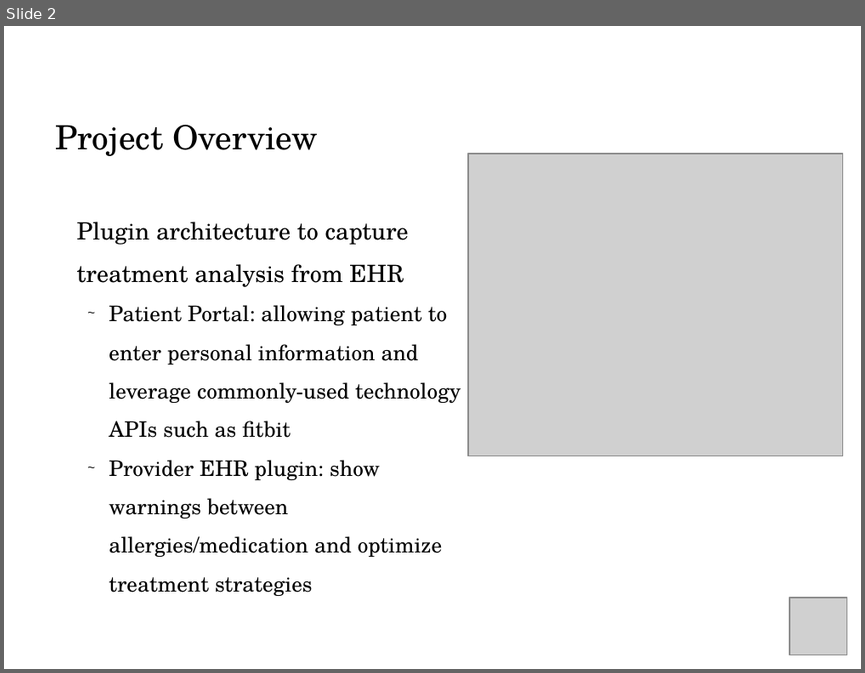
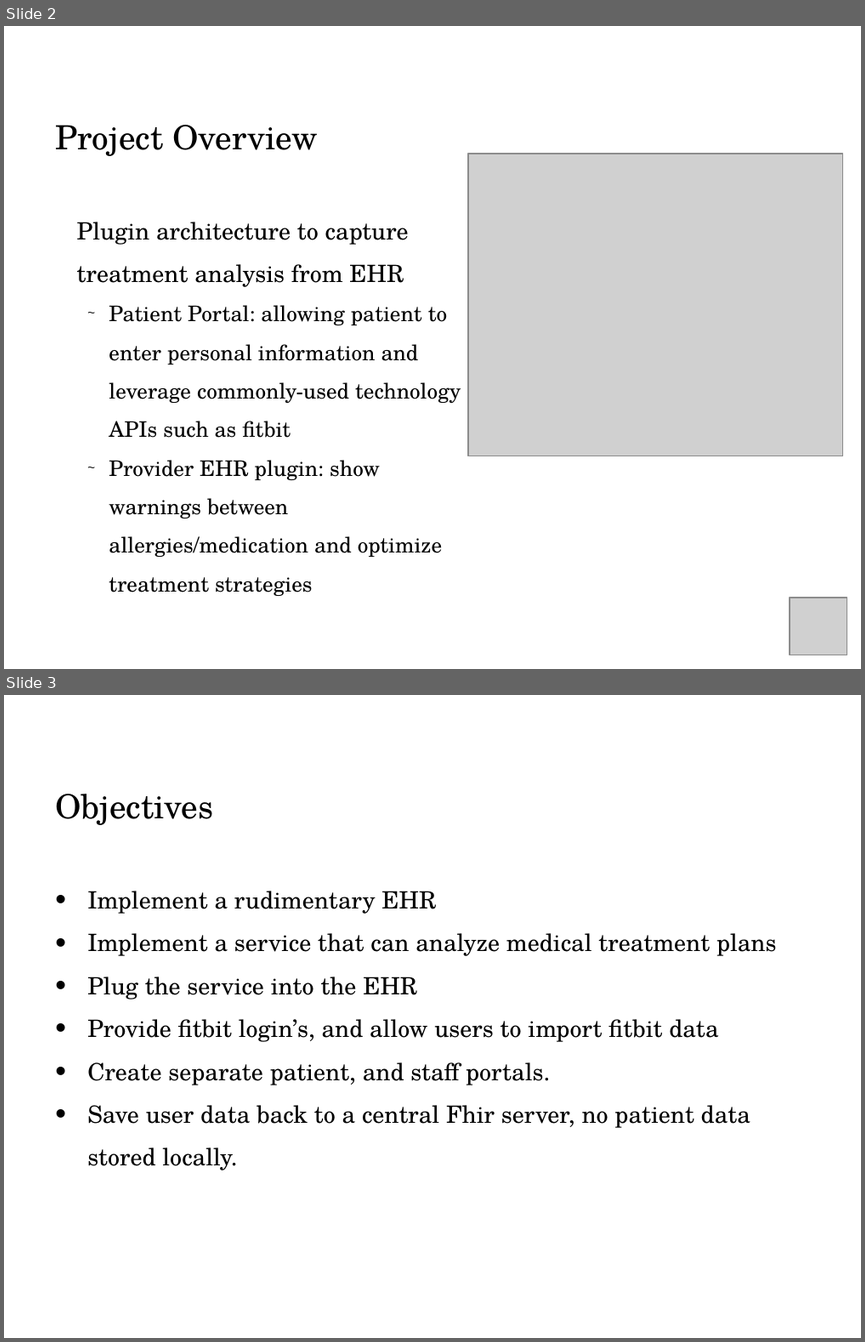
Before and after one commit to EhrgoHealth/CS6440, a slide deck: Final Presentation/Final Project - Ehrgo Health.pptx. Shown one above the other, each under a label of ours: slide 2 before the commit, slides 2 and 3 after it. The pictures are 865x673 and 865x1342 pixels, drawn with LibreOffice and Linux fonts; fonts in the diff are those of the drawing; grey boxes stand for pictures; background and template pictures are left out. Boxes give left, top, right and bottom in pixels: in the first picture for what was removed or moved away, otherwise in the second. Text is boxed around its words. In the diff, an @@ line names an element or a change of style, - is before the commit and + after.

Commit message:
fix up ppt more

```diff
--- a/Final Presentation/Final Project - Ehrgo Health.pptx
+++ b/Final Presentation/Final Project - Ehrgo Health.pptx
@@ slide 3 added at <box>4,695,861,1338</box>, background #FFFFFF @@
@@ title added at <box>55,794,213,825</box>, 28 pt, text #000000 @@
+Objectives
@@ text added at <box>87,891,777,1170</box>, 20 pt, text #000000 @@
+• Implement a rudimentary EHR
+• Implement a service that can analyze medical treatment plans
+• Plug the service into the EHR
+• Provide fitbit login’s, and allow users to import fitbit data
+• Create separate patient, and staff portals.
+• Save user data back to a central Fhir server, no patient data stored locally.
```
Also in this commit, not shown: 3 other slides added.
